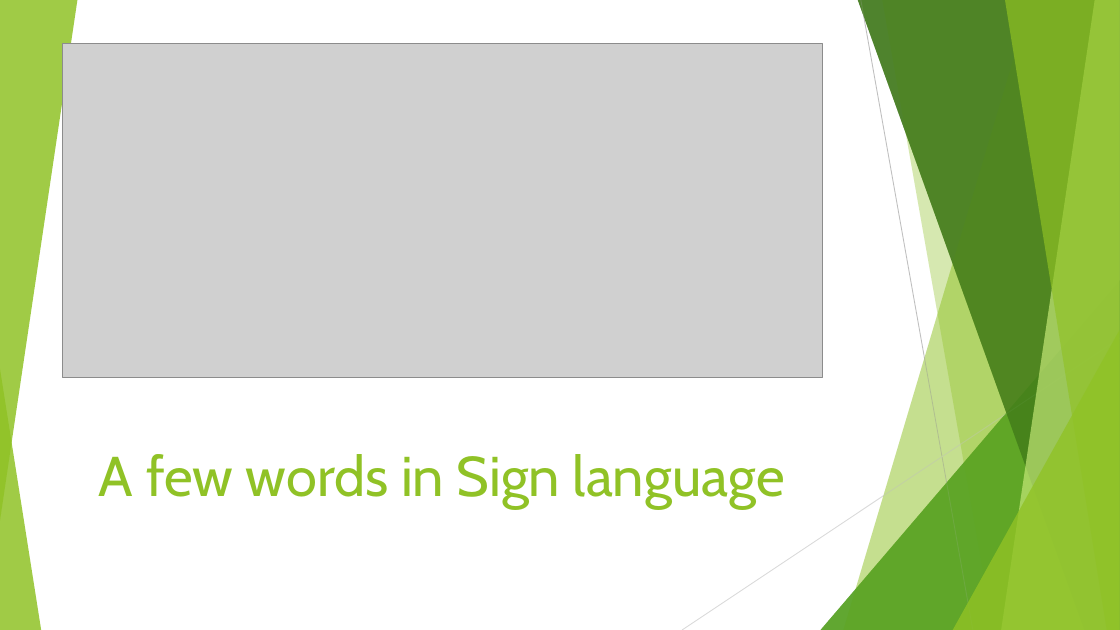
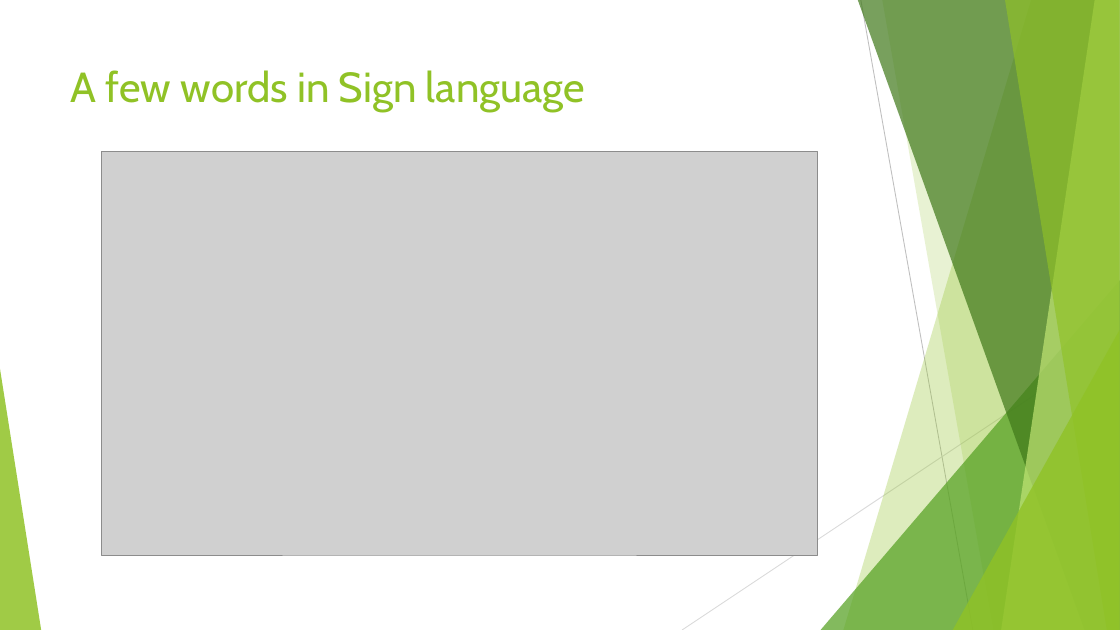
Before and after one commit to sandipgoswami/Mythesis, a slide deck: slide 13 of Sign language/Defence PPT/Sandip-thesis.pptx. Drawn at 1120x630 pixels with LibreOffice and Linux fonts; fonts in the diff are those of the drawing; grey boxes stand for pictures. Boxes give left, top, right and bottom in pixels: in the first picture for what was removed or moved away, otherwise in the second. Text is boxed around its words. In the diff, an @@ line names an element or a change of style, - is before the commit and + after.

```diff
--- a/Sign language/Defence PPT/Sandip-thesis.pptx
+++ b/Sign language/Defence PPT/Sandip-thesis.pptx
@@ group removed at [0, 0, 1120, 630]: 5 freeform shapes, 3 triangles, 2 lines @@
@@ line added from (861, 0) to (973, 630), #BFBFBF 0.75 pt @@
@@ title "A few words in Sign ...": place and size @@
-title "A few words in Sign ..." at [99, 454, 785, 508]
+title "A few words in Sign ..." at [71, 70, 585, 112]
@@ title "A few words in Sign ..." at [71, 70, 585, 112]: size 48 to 36 pt; vertical alignment bottom to top @@
@@ picture: place and size @@
-picture at [62, 43, 823, 377]
+picture at [102, 151, 818, 555]
@@ line added from (1120, 339) to (682, 630), #D9D9D9 0.75 pt @@
```
Also in this commit, not shown: 12 other slides changed, 7 slides added, 6 other files.
